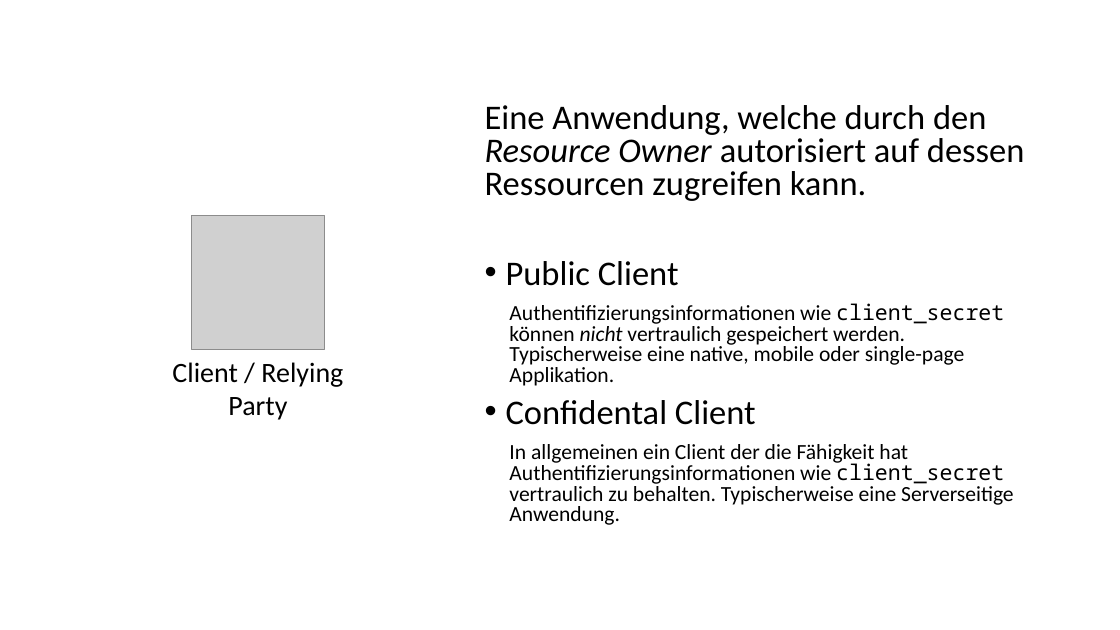
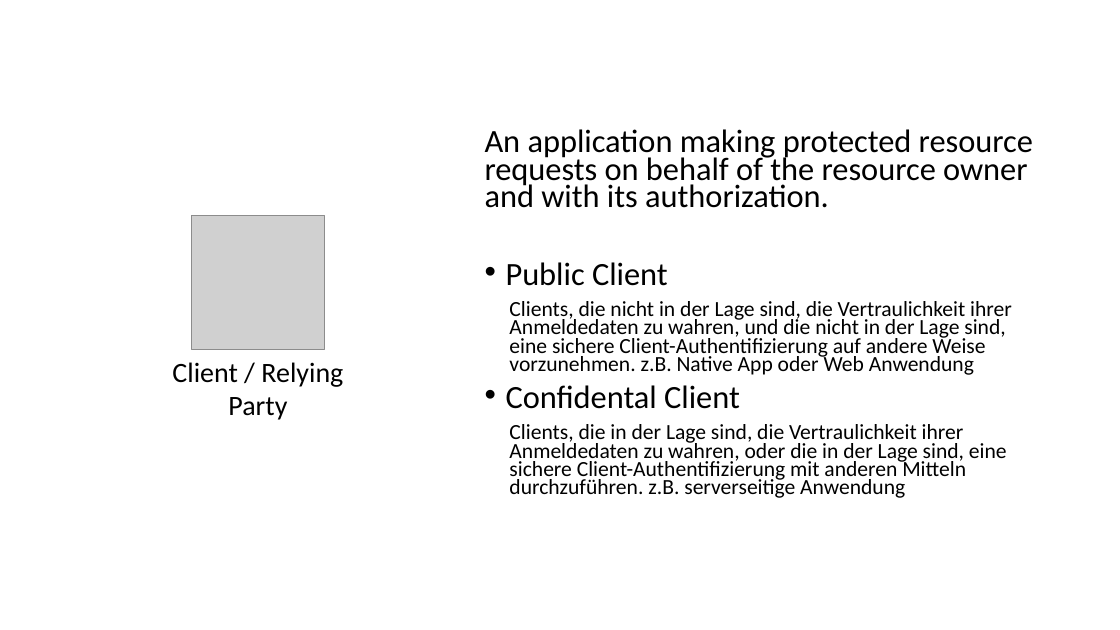
Before and after one commit to danielwagn3r/openid-workshop, a slide deck: slide 16 of OpenID Connect & OAuth.pptx (slide 15 before the commit). Drawn at 1120x630 pixels with LibreOffice and Linux fonts; fonts in the diff are those of the drawing; grey boxes stand for pictures. Boxes give left, top, right and bottom in pixels: in the first picture for what was removed or moved away, otherwise in the second. Text is boxed around its words. In the diff, an @@ line names an element or a change of style, - is before the commit and + after.

```diff
--- a/OpenID Connect & OAuth.pptx
+++ b/OpenID Connect & OAuth.pptx
@@ text at (485, 129, 1033, 208): text changed; size 29.6 to 27.8 pt @@
-Eine Anwendung, welche durch den Resource Owner autorisiert auf dessen Ressourcen zugreifen kann.
+An application making protected resource requests on behalf of the resource owner and with its authorization.
@@ text at (506, 262, 740, 409): size 29.6 to 27.8 pt in "Public Client", "Confidental Client"; line spacing 0.8 to 0.7 @@
@@ text at (509, 301, 1012, 375): text changed @@
-Authentifizierungsinformationen wie client_secret können nicht vertraulich gespeichert werden. Typischerweise eine native, mobile oder single-page Applikation.
+Clients, die nicht in der Lage sind, die Vertraulichkeit ihrer Anmeldedaten zu wahren, und die nicht in der Lage sind, eine sichere Client-Authentifizierung auf andere Weise vorzunehmen. z.B. Native App oder Web Anwendung
@@ text at (509, 424, 1007, 498): text changed @@
-In allgemeinen ein Client der die Fähigkeit hat Authentifizierungsinformationen wie client_secret vertraulich zu behalten. Typischerweise eine Serverseitige Anwendung.
+Clients, die in der Lage sind, die Vertraulichkeit ihrer Anmeldedaten zu wahren, oder die in der Lage sind, eine sichere Client-Authentifizierung mit anderen Mitteln durchzuführen. z.B. serverseitige Anwendung
```
Also in this commit, not shown: 25 other slides changed, 3 slides added, 1 slide removed.
